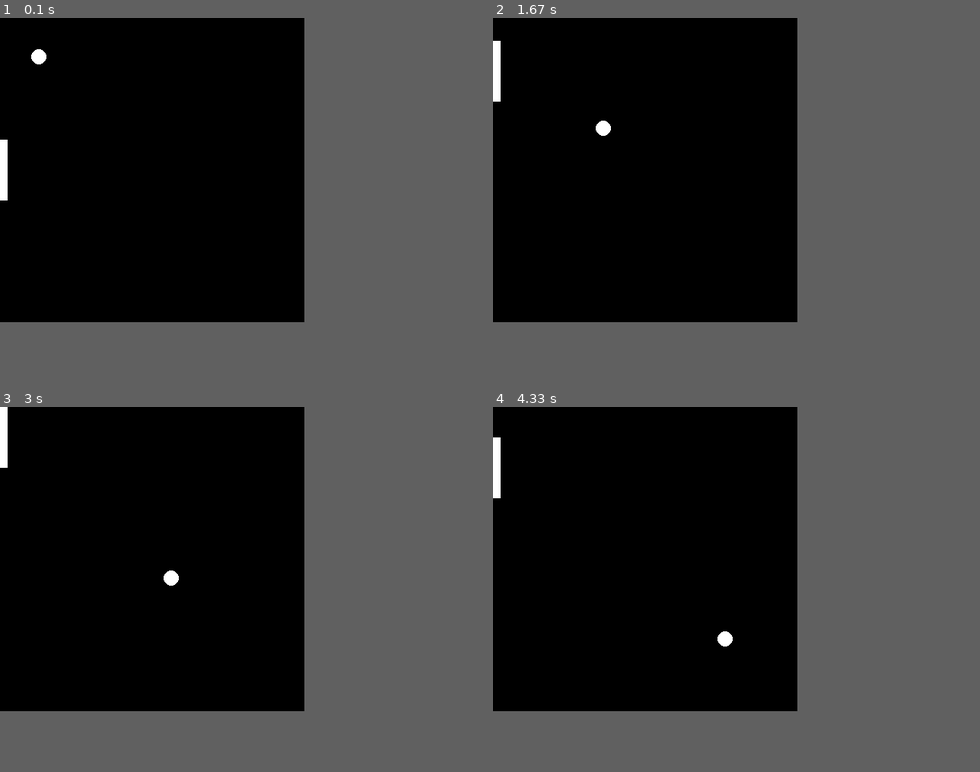
Above: before the commit, frames 1-4 (two rows, left to right).
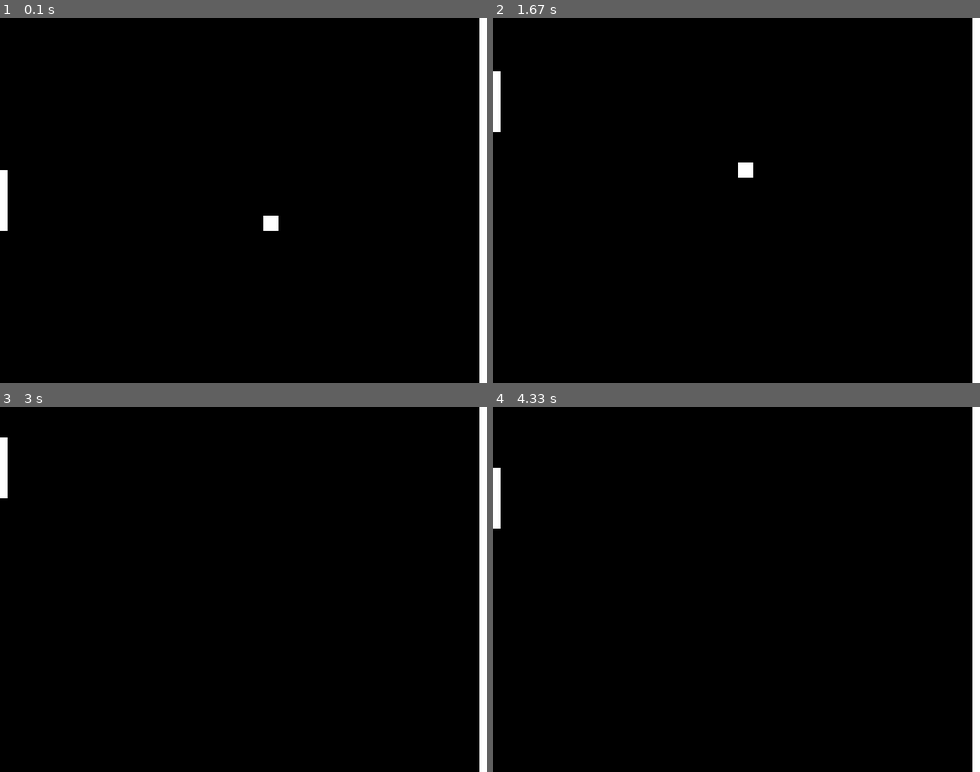
Above: after the commit, the same moments.

Repository: benjamin051000/pygames
Game: pygame game, started from pong/pong.py
The game is run twice, just before and just after one commit, with the same random seed, the same clock (stepped at 60 frames per second) and the same inputs.
Inputs:
- Up to frame 1 (0.1 s): no input
- Up to frame 2 (1.67 s): hold Up 0.33-0.8 s; hold Down 0.83-1.13 s; hold Up 1.17-1.53 s; hold Down from 1.57 s (still down)
- Up to frame 3 (3 s): release Down at 1.93 s; hold Up 1.97-2.27 s; hold Down 2.3-2.6 s; hold Up from 2.63 s (still down)
- Up to frame 4 (4.33 s): release Up at 3 s; hold Down 3.03-3.4 s; hold Up 3.43-3.73 s; hold Down 3.77-4.07 s; hold Up from 4.1 s (still down)
The window is 400x400 before the commit and 640x480 after it. Grey fills any space a smaller window leaves; there, only what the larger window draws over its background counts as a difference.

The runs differ from the first frame. In frame 1, 2.1% of the frame differs, in the area x 0-100%, y 0-100%; in frame 2, 2.1%; in frame 3, 1.9%; in frame 4, 1.9%.

Commit message:
Finished ball collisions

Diff:
--- a/pong/pong.py
+++ b/pong/pong.py
@@ -12,22 +12,40 @@
 pygame.init()
 
 # Constants
-SCREENSIZE = WIDTH, HEIGHT = 400, 400
+SCREENSIZE = WIDTH, HEIGHT = 640, 480
 
 class Ball(pygame.sprite.Sprite):
     def __init__(self):
         super().__init__()
-        self.surf = pygame.Surface((50, 50))
+        self.surf = pygame.Surface((20, 20))
         self.rect = self.surf.get_rect(
-            topleft=(10, 10)
+            center=(WIDTH/2, HEIGHT/2)
+            # topleft=(10,10)
         )
-        pygame.draw.circle(self.surf, Colors.WHITE, self.rect.center, 10)
+        self.x, self.y = 6, 5  # Speed
+        # Only draw the circle once
+        self.surf.fill(Colors.WHITE)
+        # pygame.draw.circle(self.surf, Colors.WHITE, self.rect.center, 10)
 
-    def update(self):
-        self.rect.move_ip(1, 1)
+    def update(self, wall_group):
+        # Check for collisions
+        if pygame.sprite.spritecollideany(self, wall_group):
+            self.x *= -1
+
+        # Check walls
+        if self.rect.top <= 0:
+            self.y *= -1
+        if self.rect.bottom >= HEIGHT:
+            self.y *= -1
+
+        self.rect.move_ip(self.x, self.y)
 
     def display(self, surface: pygame.Surface):
         surface.blit(self.surf, self.rect)
+
+    # def collide(self, sprite) -> bool:
+    #     """ Check if this Sprite has collided with another. """
+    #     return self.rect.colliderect(sprite.rect)
 
 
 class Paddle(pygame.sprite.Sprite):
@@ -53,6 +71,16 @@
     def display(self, surf: pygame.Surface):
         surf.blit(self.surf, self.rect)
 
+class Wall(pygame.sprite.Sprite):
+    """ A wall on the right side which will always deflect the Ball. """
+    def __init__(self):
+        super().__init__()
+        self.surf = pygame.Surface((10, WIDTH))
+        self.surf.fill(Colors.WHITE)
+        self.rect = self.surf.get_rect(center=(WIDTH - self.surf.get_width() / 2, HEIGHT / 2))
+
+    def display(self, surf: pygame.Surface):
+        surf.blit(self.surf, self.rect)
 
 
 def main():
@@ -63,7 +91,11 @@
 
     ball = Ball()
 
+
     player1 = Paddle()
+    wall = Wall()
+    paddle_group = pygame.sprite.Group()
+    paddle_group.add(player1, wall)
 
     running = True
     while running:
@@ -75,7 +107,8 @@
             elif event.type == QUIT:
                 running = False
 
-        ball.update()
+        # Move the ball. Check for collisions.
+        ball.update(paddle_group)
 
         pressed_keys = pygame.key.get_pressed()
 
@@ -86,6 +119,7 @@
 
         ball.display(screen)
         player1.display(screen)
+        wall.display(screen)
 
         pygame.display.update()
 
